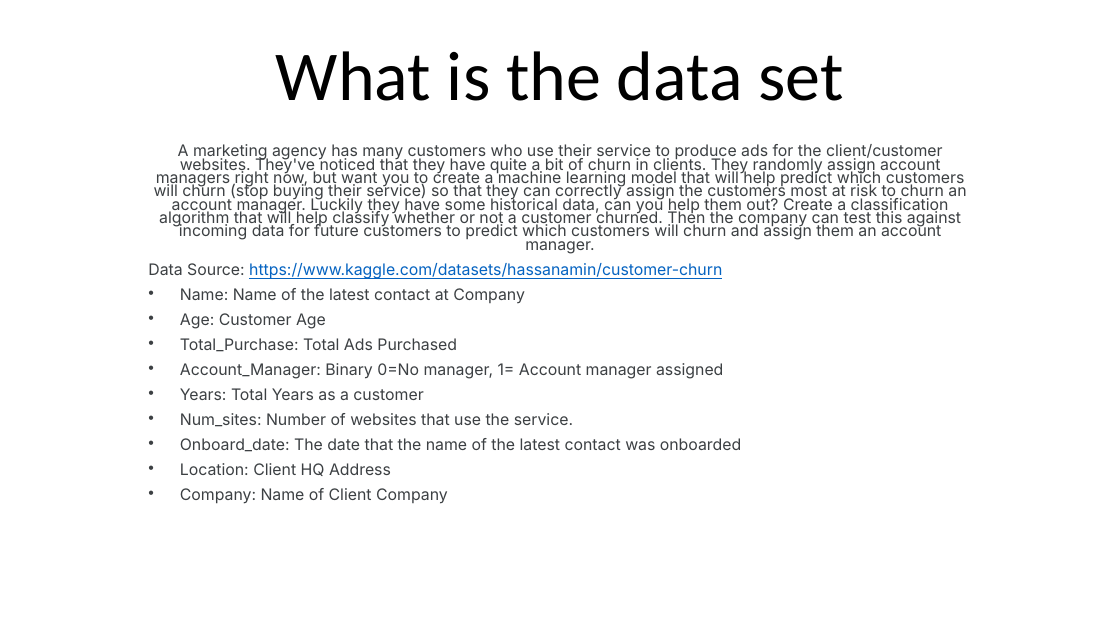
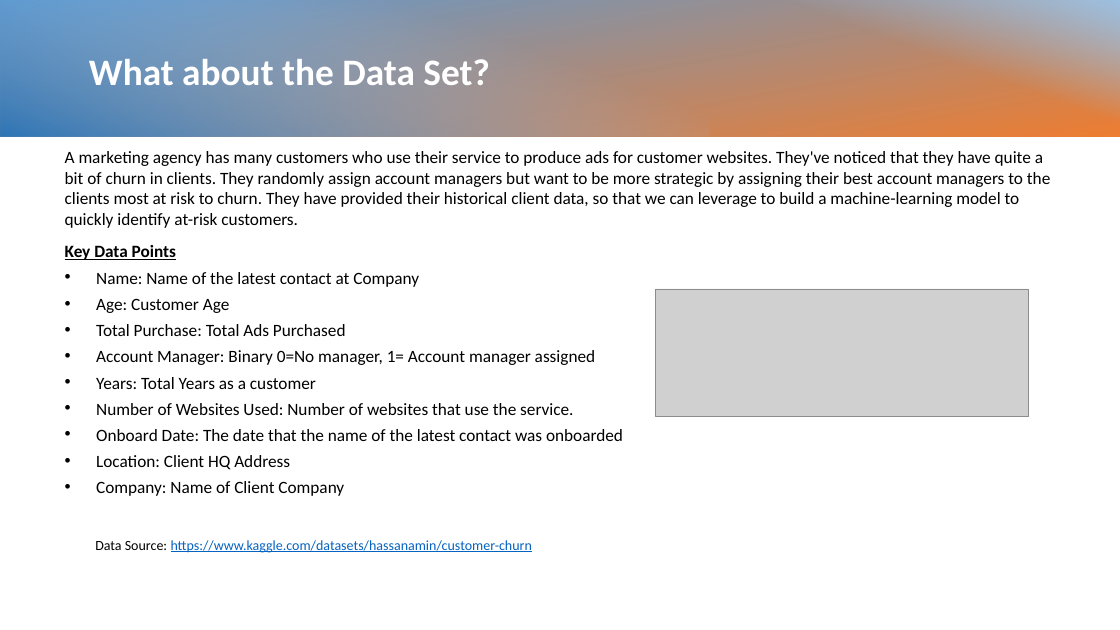
Before and after one commit to mglasser123/Project4, a slide deck: slide 3 of Customer Churn.pptx. Drawn at 1120x630 pixels with LibreOffice and Linux fonts; fonts in the diff are those of the drawing; grey boxes stand for pictures. Boxes give left, top, right and bottom in pixels: in the first picture for what was removed or moved away, otherwise in the second. Text is boxed around its words. In the diff, an @@ line names an element or a change of style, - is before the commit and + after.

```diff
--- a/Customer Churn.pptx
+++ b/Customer Churn.pptx
@@ rectangle added at bbox=[0, 0, 1120, 137], fill gradient #5B9BD5 to #ED7D31 @@
@@ rectangle added at bbox=[0, 0, 709, 137], fill gradient #9DC3E6 to #2E75B6 @@
@@ text "What about the Data Set?" at bbox=[89, 59, 489, 85]: vertical alignment bottom to middle @@
@@ rectangle added at bbox=[656, 0, 1120, 137], fill gradient #9DC3E6 @@
@@ text at bbox=[89, 59, 489, 85]: text changed; size 60 to 32 pt; text colour #000000 to #FFFFFF; bold on @@
-What is the data set
+What about the Data Set?
@@ subtitle "A marketing agency has many ...": place and size @@
-subtitle "A marketing agency has many ..." at bbox=[148, 144, 966, 504]
+subtitle "A marketing agency has many ..." at bbox=[65, 151, 1050, 496]
@@ subtitle at bbox=[65, 151, 1050, 260]: text changed; size 13.6 to 14.8 pt; font Inter to Calibri; text colour #3C4043 to #000000 @@
-A marketing agency has many customers who use their service to produce ads for the client/customer websites. They've noticed that they have quite a bit of churn in clients. They randomly assign account managers right now, but want you to create a machine learning model that will help predict which customers will churn (stop buying their service) so that they can correctly assign the customers most at risk to churn an account manager. Luckily they have some historical data, can you help them out? Create a classification algorithm that will help classify whether or not a customer churned. Then the company can test this against incoming data for future customers to predict which customers will churn and assign them an account manager.
-Data Source: https://www.kaggle.com/datasets/hassanamin/customer-churn
+A marketing agency has many customers who use their service to produce ads for customer websites. They've noticed that they have quite a bit of churn in clients. They randomly assign account managers but want to be more strategic by assigning their best account managers to the clients most at risk to churn. They have provided their historical client data, so that we can leverage to build a machine-learning model to quickly identify at-risk customers.
+Key Data Points
@@ subtitle at bbox=[96, 272, 419, 496]: size 13.6 to 14.8 pt, font Inter to Calibri, text colour #3C4043 to #000000 in "Name: Name of the latest contact at ...", "Age: Customer Age", "Years: Total Years as a customer", "Location: Client HQ Address" and 1 more places @@
@@ picture added at bbox=[656, 289, 1029, 416] @@
@@ subtitle at bbox=[96, 324, 595, 365]: text changed; size 13.6 to 14.8 pt; font Inter to Calibri; text colour #3C4043 to #000000 @@
-• Total_Purchase: Total Ads Purchased
-• Account_Manager: Binary 0=No manager, 1= Account manager assigned
+• Total Purchase: Total Ads Purchased
+• Account Manager: Binary 0=No manager, 1= Account manager assigned
@@ subtitle at bbox=[96, 403, 623, 441]: text changed; size 13.6 to 14.8 pt; font Inter to Calibri; text colour #3C4043 to #000000 @@
-• Num_sites: Number of websites that use the service.
-• Onboard_date: The date that the name of the latest contact was onboarded
+• Number of Websites Used: Number of websites that use the service.
+• Onboard Date: The date that the name of the latest contact was onboarded
@@ text added at bbox=[95, 540, 532, 553], 12 pt, text #0563C1, underline @@
+Data Source: https://www.kaggle.com/datasets/hassanamin/customer-churn
```
Also in this commit, not shown: 2 other slides changed, 11 slides added, 6 slides removed.
